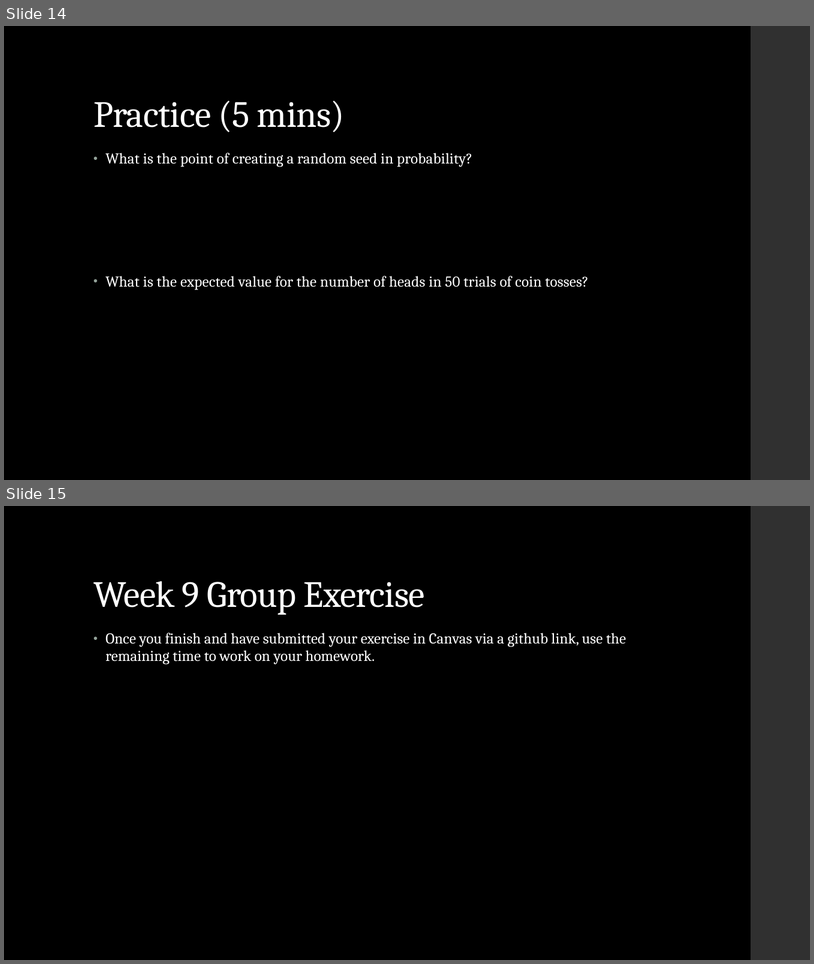
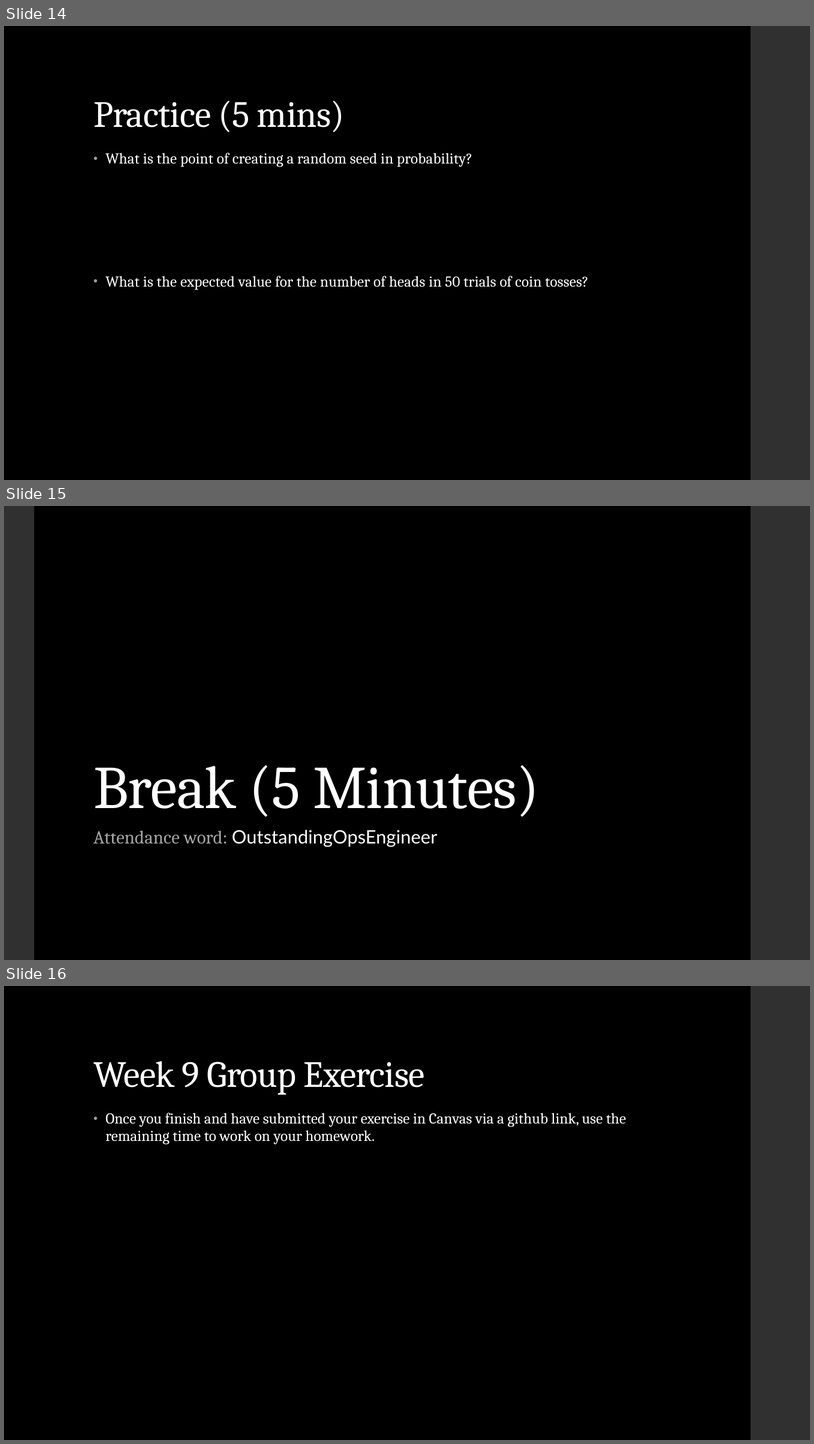
Before and after one commit to LaunchCoderGirlSTL/Data-Science-Assignments, a slide deck: course_material/week_09/week_09_presentation.pptx. Shown one above the other, each under a label of ours: slides 14 and 15 before the commit, slides 14, 15 and 16 after it. The pictures are 814x964 and 814x1444 pixels, drawn with LibreOffice and Linux fonts; fonts in the diff are those of the drawing. Boxes give left, top, right and bottom in pixels: in the first picture for what was removed or moved away, otherwise in the second. Text is boxed around its words. In the diff, an @@ line names an element or a change of style, - is before the commit and + after.

```diff
--- a/course_material/week_09/week_09_presentation.pptx
+++ b/course_material/week_09/week_09_presentation.pptx
@@ slide 15 added at (4, 506, 810, 960), background #000000; not listed: 1 template element that a slide beside it also shows @@
@@ rectangle added at (4, 506, 34, 960), fill #303030 @@
@@ title added at (93, 765, 540, 817), 72 pt, text #FFFFFF @@
+Break (5 Minutes)
@@ subtitle added at (93, 829, 438, 847), 22 pt, text #FFFFFF @@
+Attendance word: OutstandingOpsEngineer
@@ what was slide 15 is now slide 16 @@
```
Also in this commit, not shown: 1 slide changed, 5 other files.
